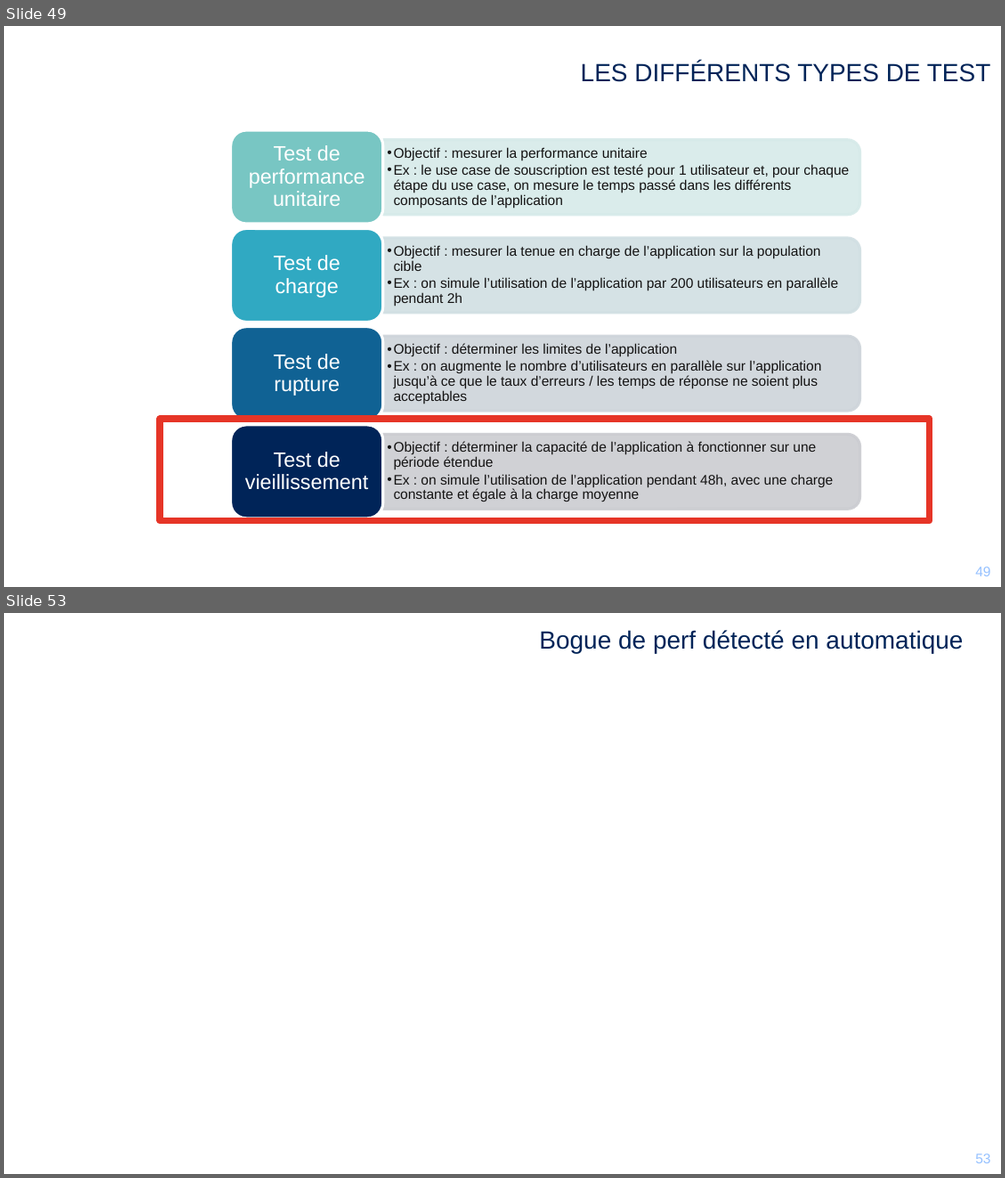
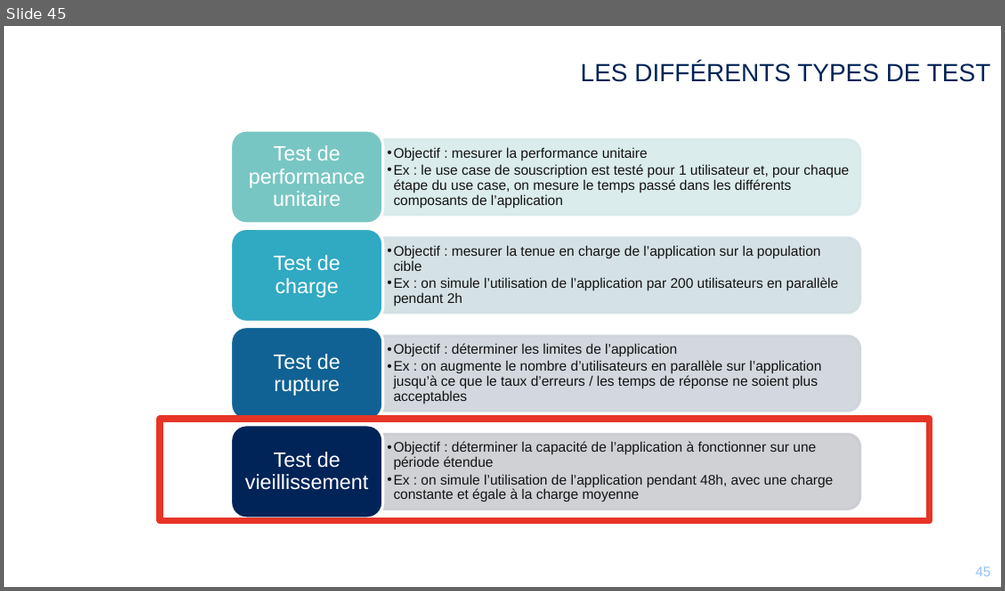
Before and after one commit to mikrob/perfuniversity, a slide deck: PerfUniversity.pptx. Shown one above the other, each under a label of ours: slides 49 and 53 before the commit, slide 45 after it; the slides between them are not shown. The pictures are 1005x1178 and 1005x591 pixels, drawn with LibreOffice and Linux fonts; fonts in the diff are those of the drawing; background and template pictures are left out. Boxes give left, top, right and bottom in pixels: in the first picture for what was removed or moved away, otherwise in the second. Text is boxed around its words. In the diff, an @@ line names an element or a change of style, - is before the commit and + after.

```diff
--- a/PerfUniversity.pptx
+++ b/PerfUniversity.pptx
@@ slide 53 removed at (x1=4, y1=613, x2=1001, y2=1174), background picture (left out); not listed: 2 template elements that a slide beside it also shows @@
@@ title removed at (x1=539, y1=630, x2=963, y2=653) @@
-Bogue de perf détecté en automatique
@@ what was slide 49 is now slide 45 @@
@@ page number at (x1=975, y1=566, x2=990, y2=576): text changed @@
-49
+45
```
Also in this commit, not shown: 14 slides changed, 8 slides added, 11 other slides removed.
